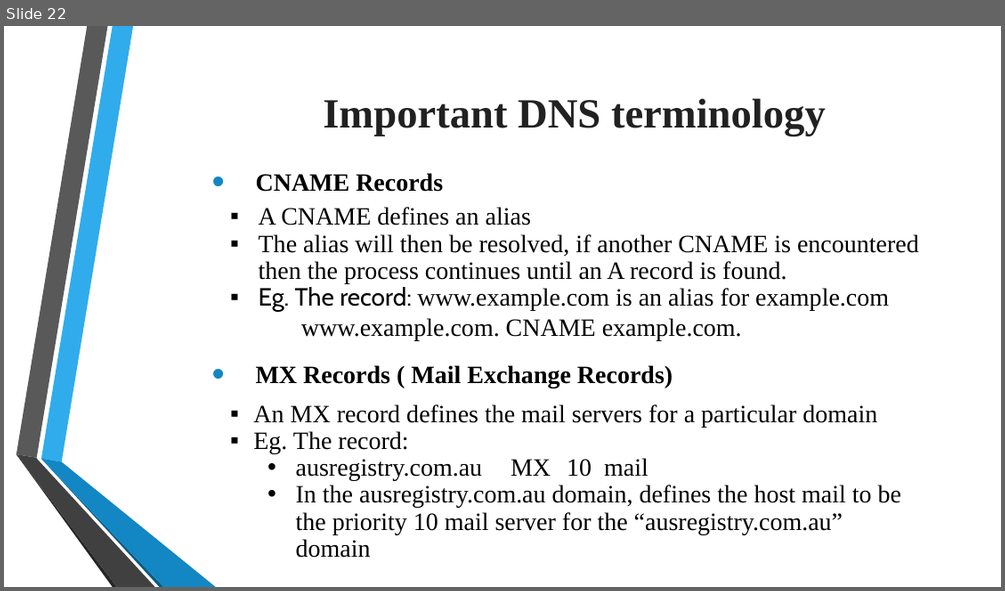
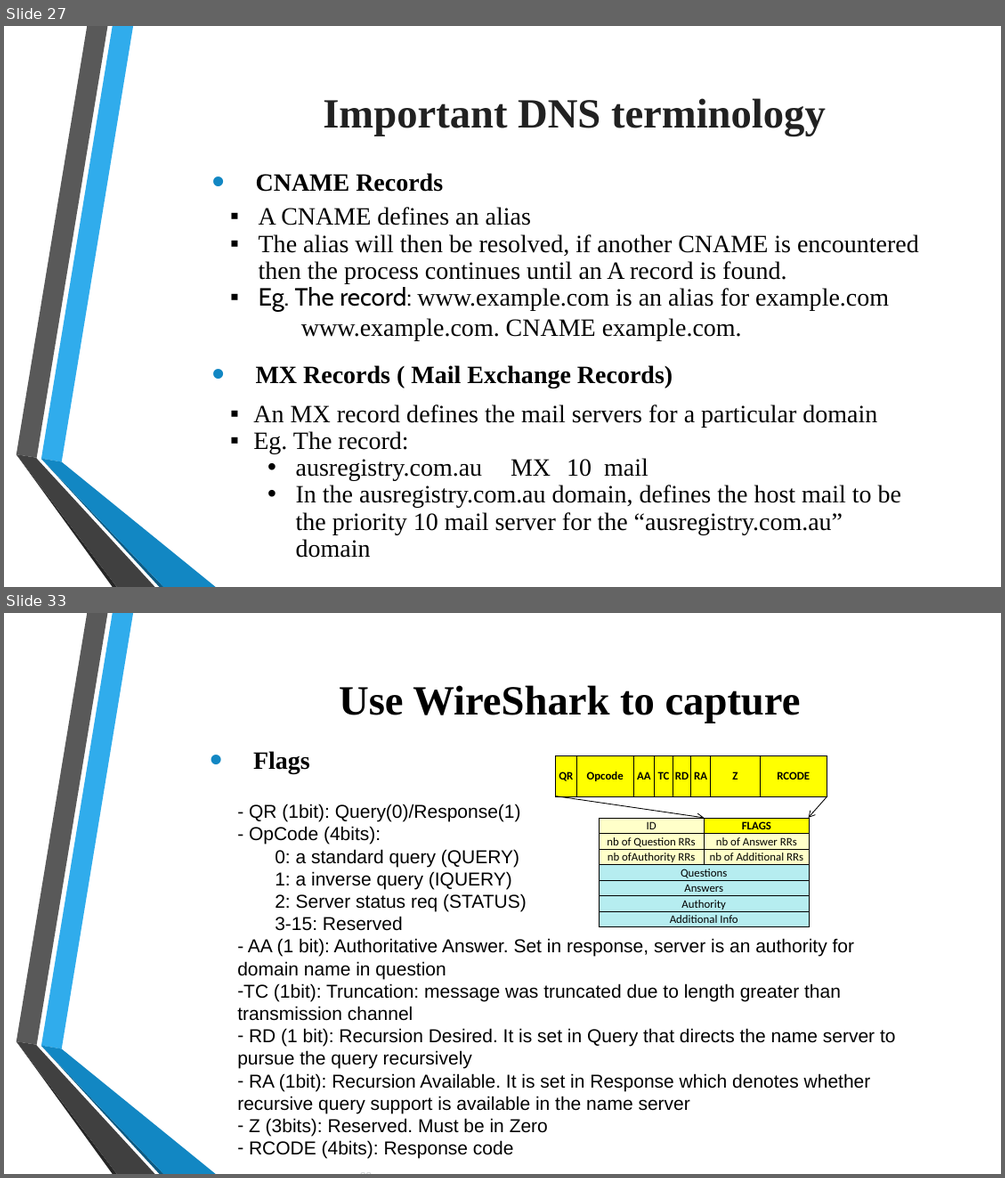
Before and after one commit to tiendatdk3493/Tai_Lieu, a slide deck: Domain Name System (DNS).pptx. Shown one above the other, each under a label of ours: slide 22 before the commit, slides 27 and 33 after it; the slides between them are not shown. The pictures are 1005x591 and 1005x1178 pixels, drawn with LibreOffice and Linux fonts; fonts in the diff are those of the drawing; background and template pictures are left out. Boxes give left, top, right and bottom in pixels: in the first picture for what was removed or moved away, otherwise in the second. Text is boxed around its words. In the diff, an @@ line names an element or a change of style, - is before the commit and + after.

```diff
--- a/Domain Name System (DNS).pptx
+++ b/Domain Name System (DNS).pptx
@@ slide 33 added at [4,613,1001,1174], background picture (left out); not listed: 6 template elements that a slide beside it also shows @@
@@ text added at [339,685,801,723], 40 pt, text #000000, bold @@
+Use WireShark to capture
@@ text added at [253,751,310,774], 24 pt, text #000000, bold @@
+  • Flags
@@ table added at [556,755,827,796], 1 rows, 8 columns @@
+QR | Opcode | AA | TC | RD | RA | Z | RCODE
@@ arrow added from (556, 796) to (704, 818), #000000 0.75 pt @@
@@ arrow added from (827, 796) to (809, 818), #000000 0.75 pt @@
@@ text added at [237,803,895,1159], 18 pt, text #000000 @@
+- QR (1bit): Query(0)/Response(1)
+- OpCode (4bits):
+0: a standard query (QUERY)
+1: a inverse query (IQUERY)
+2: Server status req (STATUS)
+3-15: Reserved
+- AA (1 bit): Authoritative Answer. Set in response, server is an authority for domain name in question
+– TC (1bit): Truncation: message was truncated due to length greater than transmission channel
+– RD (1 bit): Recursion Desired. It is set in Query that directs the name server to pursue the query recursively
+– RA (1bit): Recursion Available. It is set in Response which denotes whether recursive query support is available in the name server
+– Z (3bits): Reserved. Must be in Zero
+– RCODE (4bits): Response code
@@ table added at [599,818,809,931], 7 rows, 2 columns @@
+ID | FLAGS
+nb of Question RRs | nb of Answer RRs
+nb ofAuthority RRs | nb of Additional RRs
+Questions | 
+Answers | 
+Authority | 
+Additional Info | 
@@ page number added at [204,1166,379,1174], 10 pt, text #CDD0D1 @@
+33
@@ what was slide 22 is now slide 27 @@
```
Also in this commit, not shown: 5 slides changed, 12 other slides added, 2 slides removed.
